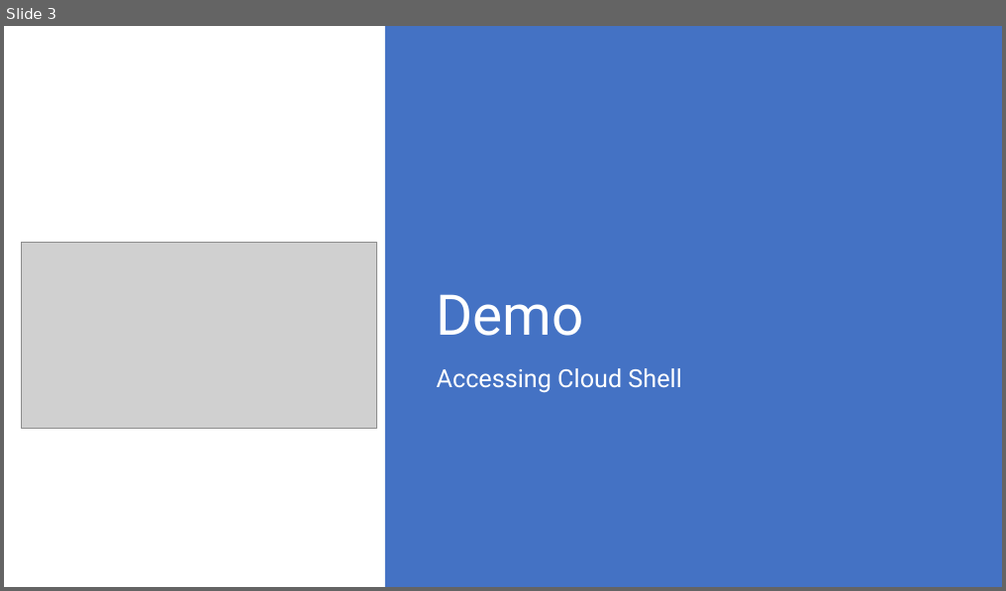
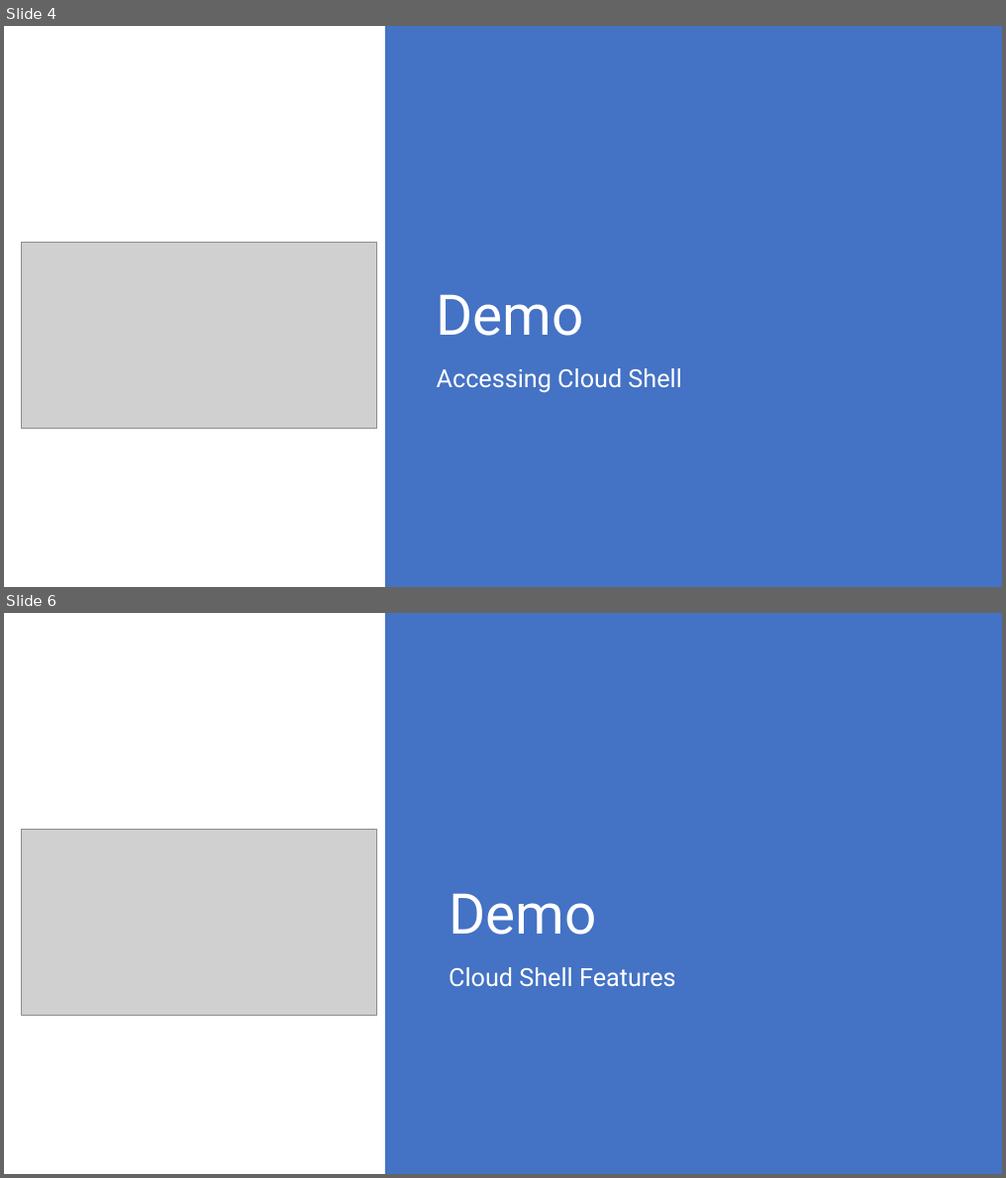
Before and after one commit to rchaganti/Presentations, a slide deck: BITPro10272018/Azure Cloud Shell.pptx. Shown one above the other, each under a label of ours: slide 3 before the commit, slides 4 and 6 after it; the slides between them are not shown. The pictures are 1006x591 and 1006x1178 pixels, drawn with LibreOffice and Linux fonts; fonts in the diff are those of the drawing; grey boxes stand for pictures. Boxes give left, top, right and bottom in pixels: in the first picture for what was removed or moved away, otherwise in the second. Text is boxed around its words. In the diff, an @@ line names an element or a change of style, - is before the commit and + after.

```diff
--- a/BITPro10272018/Azure Cloud Shell.pptx
+++ b/BITPro10272018/Azure Cloud Shell.pptx
@@ slide 6 added at <box>4,613,1002,1174</box>, background #FFFFFF @@
@@ rectangle added at <box>385,613,1002,1174</box>, fill #4472C4 @@
@@ picture added at <box>22,829,377,1015</box> @@
@@ text added at <box>449,893,596,935</box>, 54 pt, text #FFFFFF @@
+Demo
@@ text added at <box>449,967,676,987</box>, 24 pt, text #FFFFFF @@
+Cloud Shell Features
@@ what was slide 3 is now slide 4 @@
```
Also in this commit, not shown: 2 slides changed, 3 other slides added, 4 other files.
